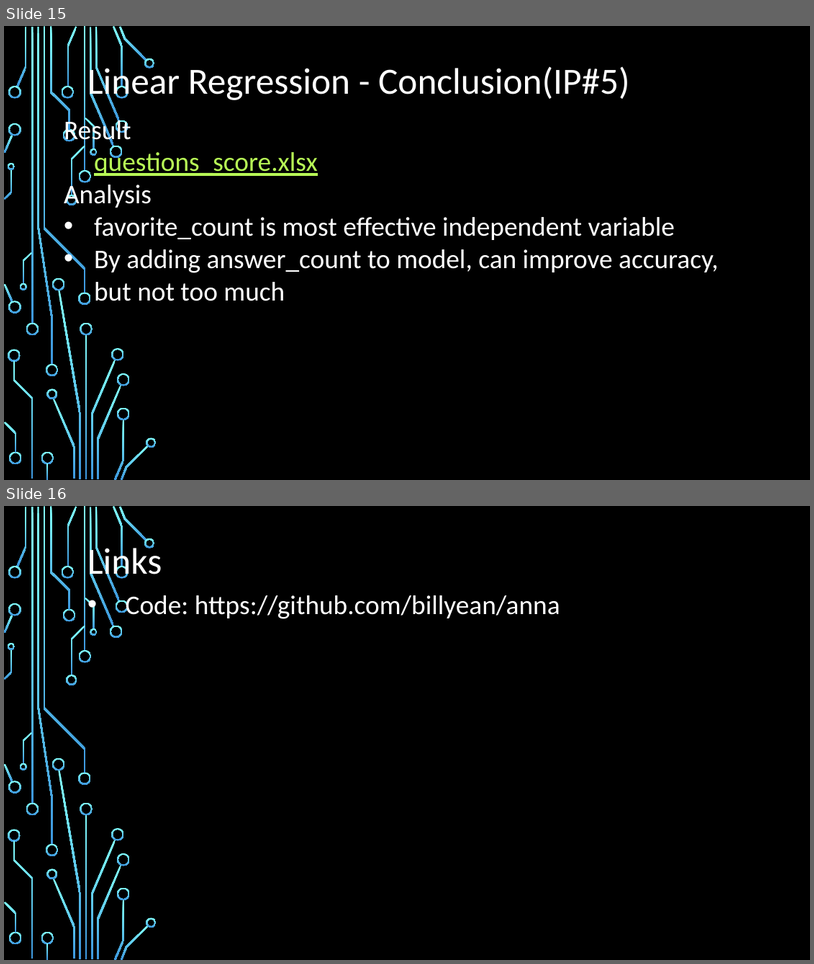
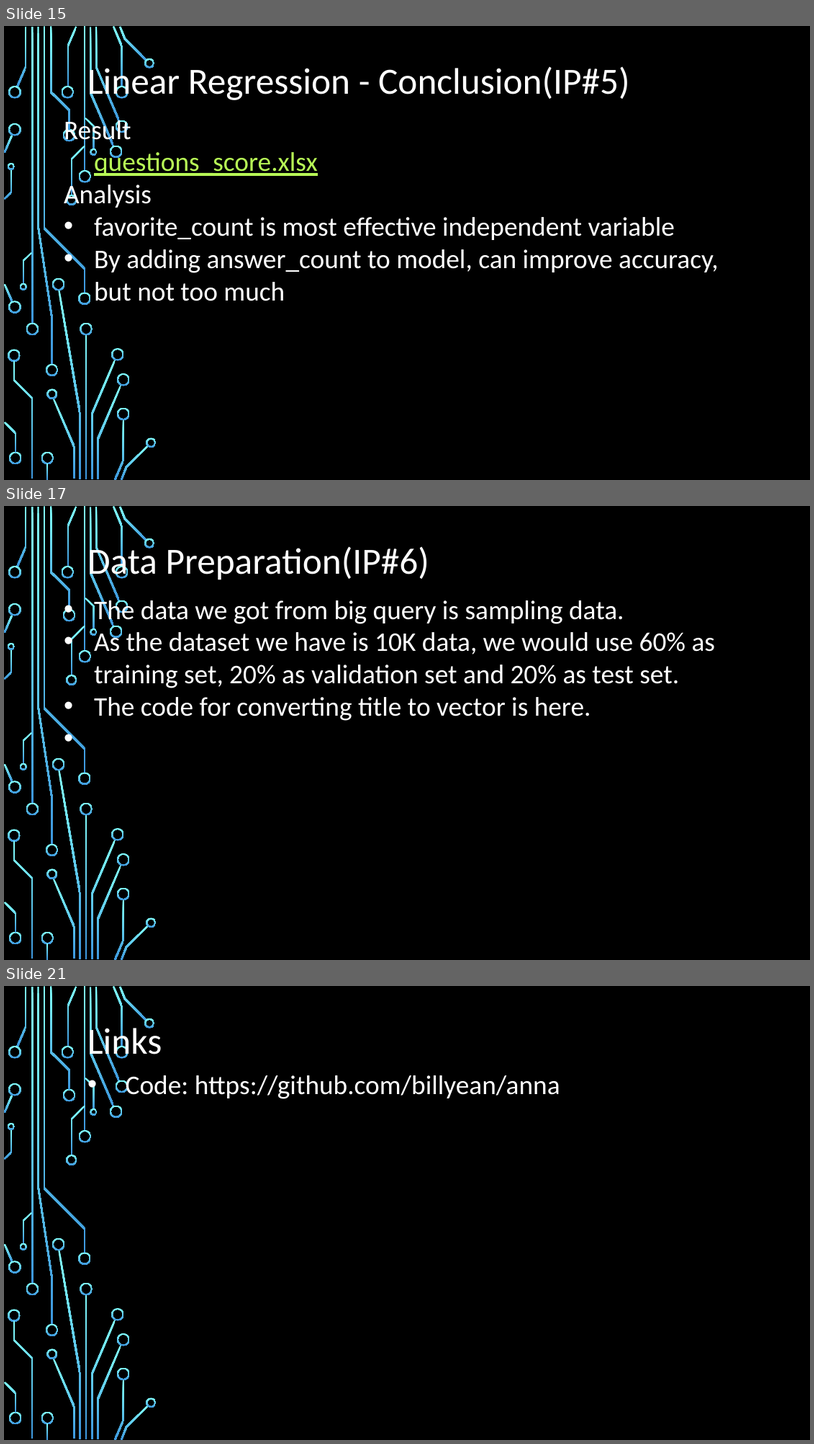
Before and after one commit to billyean/anna, a slide deck: Data Analytics and Information Virtualization Project.pptx. Shown one above the other, each under a label of ours: slides 15 and 16 before the commit, slides 15, 17 and 21 after it; the slides between them are not shown. The pictures are 814x964 and 814x1444 pixels, drawn with LibreOffice and Linux fonts; fonts in the diff are those of the drawing; background and template pictures are left out. Boxes give left, top, right and bottom in pixels: in the first picture for what was removed or moved away, otherwise in the second. Text is boxed around its words. In the diff, an @@ line names an element or a change of style, - is before the commit and + after.

```diff
--- a/Data Analytics and Information Virtualization Project.pptx
+++ b/Data Analytics and Information Virtualization Project.pptx
@@ slide 17 added at [4, 506, 810, 960], background picture (left out); not listed: 54 template elements that a slide beside it also shows @@
@@ text added at [88, 543, 430, 582], 44 pt, text #FFFFFF @@
+Data Preparation(IP#6)
@@ text added at [94, 597, 715, 721], 32 pt, text #FFFFFF @@
+• The data we got from big query is sampling data.
+• As the dataset we have is 10K data, we would use 60% as training set, 20% as validation set and 20% as test set.
+• The code for converting title to vector is here.
@@ what was slide 16 is now slide 21 @@
```
Also in this commit, not shown: 4 other slides added, 1 other file.
